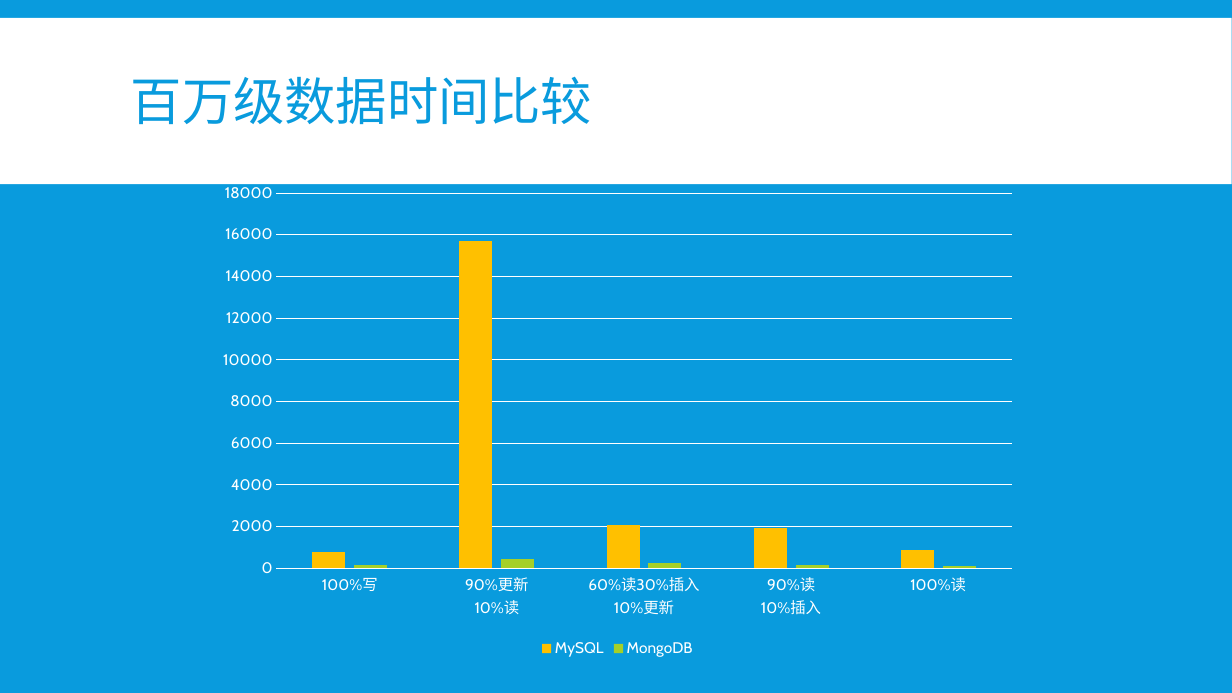
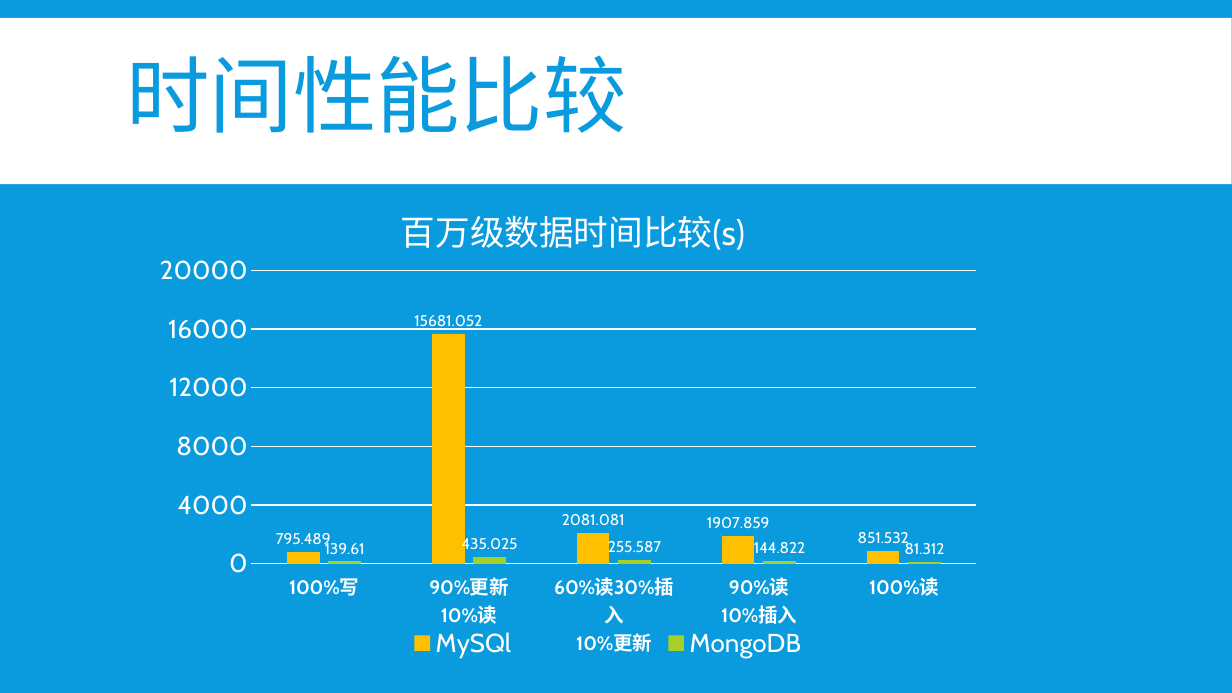
Before and after one commit to b4ubles/PCBNS, a slide deck: slide 19 of doc/NoSQL vs SQL.pptx (slide 17 before the commit). Drawn at 1232x693 pixels with LibreOffice and Linux fonts; fonts in the diff are those of the drawing. Boxes give left, top, right and bottom in pixels: in the first picture for what was removed or moved away, otherwise in the second. Text is boxed around its words. In the diff, an @@ line names an element or a change of style, - is before the commit and + after.

Commit message:
update pptx

```diff
--- a/doc/NoSQL vs SQL.pptx
+++ b/doc/NoSQL vs SQL.pptx
@@ title at bbox=[126, 55, 626, 133]: text changed; size 40 to 65 pt; font Cabin to Roboto @@
-百万级数据时间比较
+时间性能比较
@@ column chart at bbox=[155, 195, 981, 670] @@
@@ title "百万级数据时间比较(s)" added @@
-MySQL: 800, 15700, 2100, 1900, 900
+MySQl: 795.489, 15681.052, 2081.081, 1907.859, 851.532
@@ data labels of MySQl added @@
-MongoDB: 100, 400, 300, 100, 100
+MongoDB: 139.61, 435.025, 255.587, 144.822, 81.312
@@ data labels of MongoDB added @@
@@ legend changed @@
@@ category axis changed @@
@@ value axis changed @@
@@ plot area changed @@
@@ lettering changed @@
@@ column chart: place and size @@
-column chart at bbox=[207, 114, 1029, 662]
+column chart at bbox=[155, 195, 981, 670]
```
Also in this commit, not shown: 26 other slides changed, 12 slides added, 3 slides removed.
